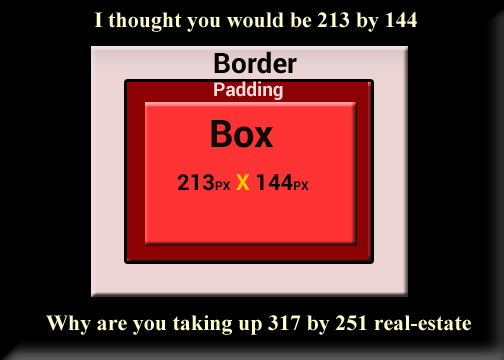
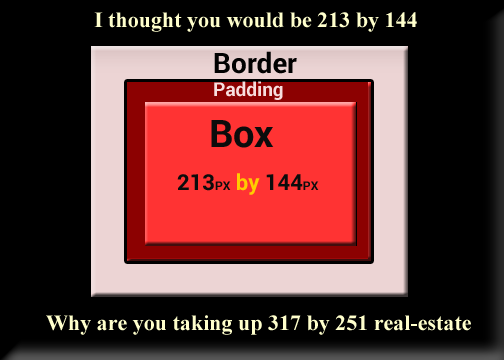
Layers edited between the first and the second w=504, h=360 image:
renamed "213PX X 144PX" to "213PX by 144PX", painted on it over [236, 173, 319, 195]
